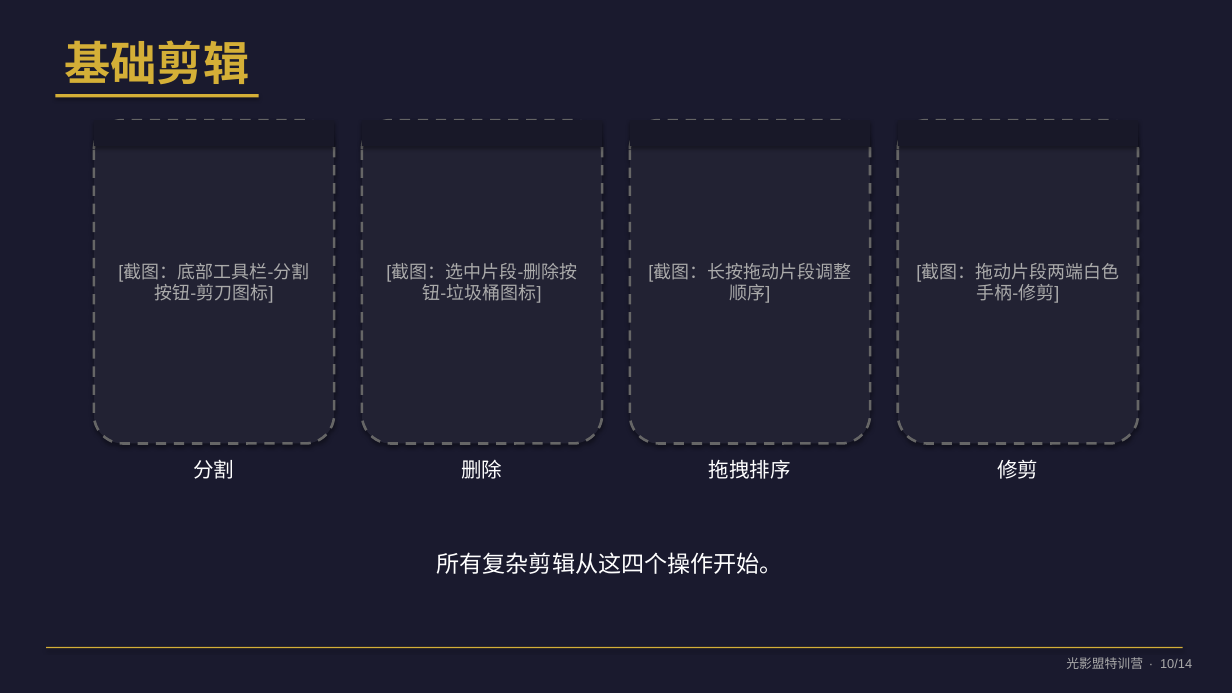
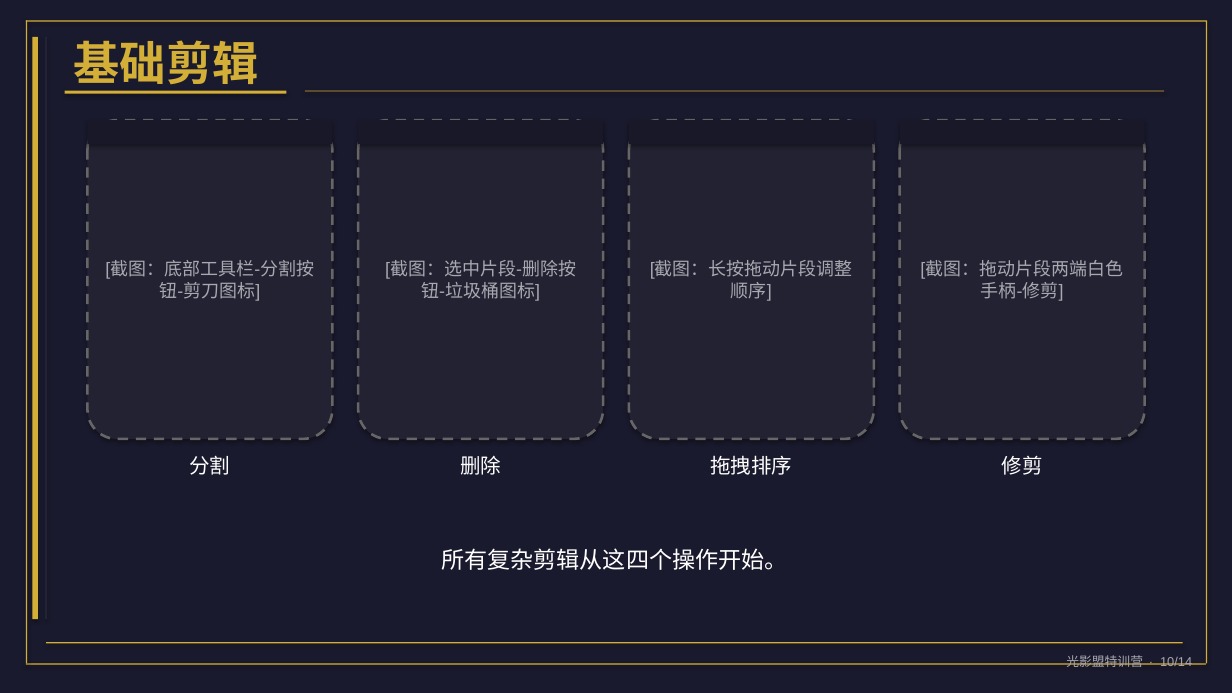
Before and after one commit to jun66888/Photon, a slide deck: slide 10 of 试听课_从景别到剪辑.pptx. Drawn at 1232x693 pixels with LibreOffice and Linux fonts; fonts in the diff are those of the drawing. Boxes give left, top, right and bottom in pixels: in the first picture for what was removed or moved away, otherwise in the second. Text is boxed around its words. In the diff, an @@ line names an element or a change of style, - is before the commit and + after.

```diff
--- a/试听课_从景别到剪辑.pptx
+++ b/试听课_从景别到剪辑.pptx
@@ rectangle added at [26, 20, 1206, 21], fill #D4AF37 @@
@@ rectangle added at [26, 20, 27, 664], fill #D4AF37 @@
@@ rectangle added at [1206, 20, 1207, 664], fill #D4AF37 @@
@@ rectangle added at [32, 37, 38, 619], fill #D4AF37 @@
@@ text "基础剪辑" rewrapped from [64, 40, 249, 84] to [74, 40, 259, 92] @@
@@ rectangle: place and size @@
-rectangle at [55, 94, 259, 97]
+rectangle at [65, 91, 287, 93]
@@ rectangle added at [305, 91, 1165, 91], fill #D4AF37 @@
@@ rounded rectangle "[截图：底部工具栏-分割按钮-剪刀图标]": place and size @@
-rounded rectangle "[截图：底部工具栏-分割按钮-剪刀图标]" at [94, 120, 335, 444]
+rounded rectangle "[截图：底部工具栏-分割按钮-剪刀图标]" at [88, 120, 333, 439]
@@ rectangle: place and size @@
-rectangle at [94, 120, 335, 146]
+rectangle at [88, 120, 333, 144]
@@ rounded rectangle "[截图：选中片段-删除按钮-垃圾桶图标]": place and size @@
-rounded rectangle "[截图：选中片段-删除按钮-垃圾桶图标]" at [362, 120, 603, 444]
+rounded rectangle "[截图：选中片段-删除按钮-垃圾桶图标]" at [359, 120, 604, 439]
@@ rounded rectangle "[截图：长按拖动片段调整顺序]": place and size @@
-rounded rectangle "[截图：长按拖动片段调整顺序]" at [630, 120, 871, 444]
+rounded rectangle "[截图：长按拖动片段调整顺序]" at [629, 120, 874, 439]
@@ rounded rectangle "[截图：拖动片段两端白色手柄-修剪]": place and size @@
-rounded rectangle "[截图：拖动片段两端白色手柄-修剪]" at [898, 120, 1139, 444]
+rounded rectangle "[截图：拖动片段两端白色手柄-修剪]" at [900, 120, 1145, 439]
@@ rectangle: place and size @@
-rectangle at [898, 120, 1139, 146]
+rectangle at [900, 120, 1145, 144]
@@ text "分割": place and size @@
-text "分割" at [194, 459, 235, 479]
+text "分割" at [189, 455, 230, 475]
@@ text "删除": place and size @@
-text "删除" at [461, 460, 502, 479]
+text "删除" at [460, 456, 501, 475]
@@ text "拖拽排序": place and size @@
-text "拖拽排序" at [709, 459, 791, 479]
+text "拖拽排序" at [710, 455, 792, 475]
@@ text "修剪": place and size @@
-text "修剪" at [997, 459, 1038, 479]
+text "修剪" at [1002, 455, 1043, 475]
@@ text "所有复杂剪辑从这四个操作开始。": place and size @@
-text "所有复杂剪辑从这四个操作开始。" at [437, 552, 784, 574]
+text "所有复杂剪辑从这四个操作开始。" at [441, 548, 788, 570]
@@ rectangle: place and size @@
-rectangle at [46, 647, 1183, 648]
+rectangle at [46, 642, 1183, 643]
@@ text colour #AAAAAA to #A8A8B0 in 5 elements at [359, 120, 604, 439], [629, 120, 874, 439], [88, 120, 333, 439], [900, 120, 1145, 439], [1066, 655, 1192, 667] @@
@@ rectangle added at [26, 664, 1206, 665], fill #D4AF37 @@
```
Also in this commit, not shown: 13 other slides changed, 1 other file.
